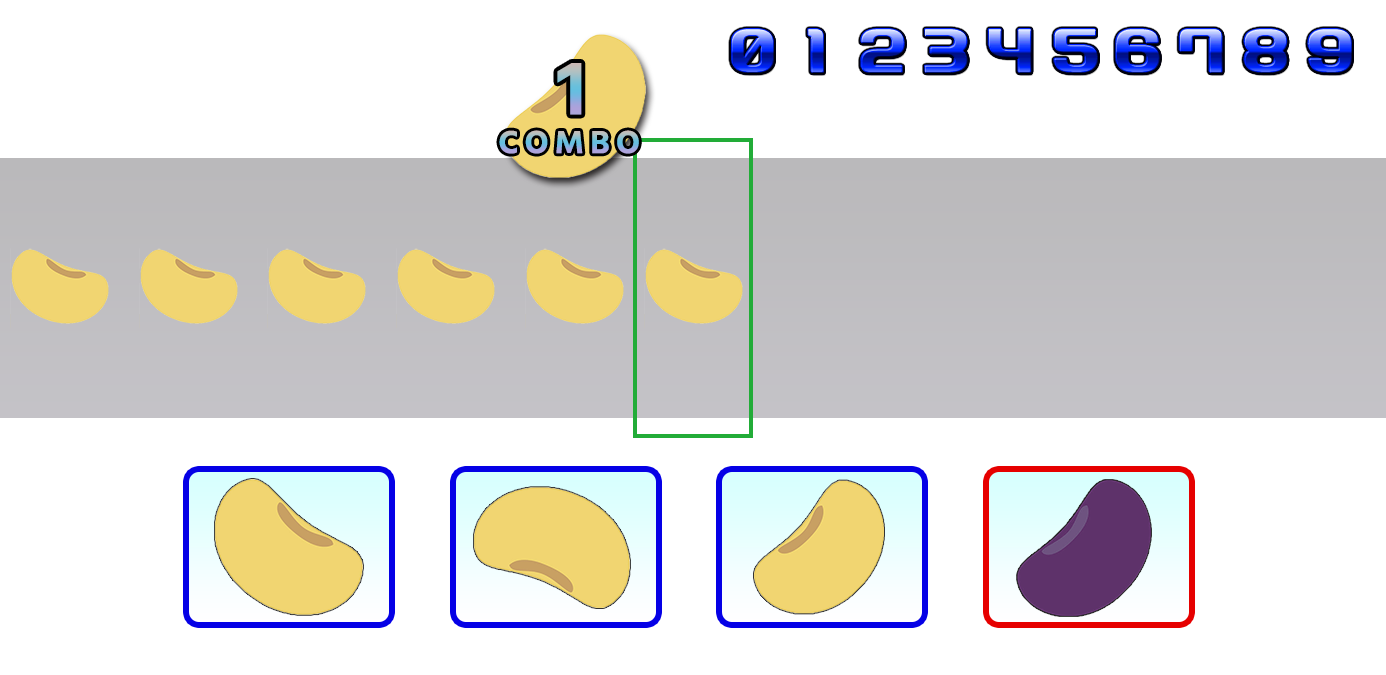
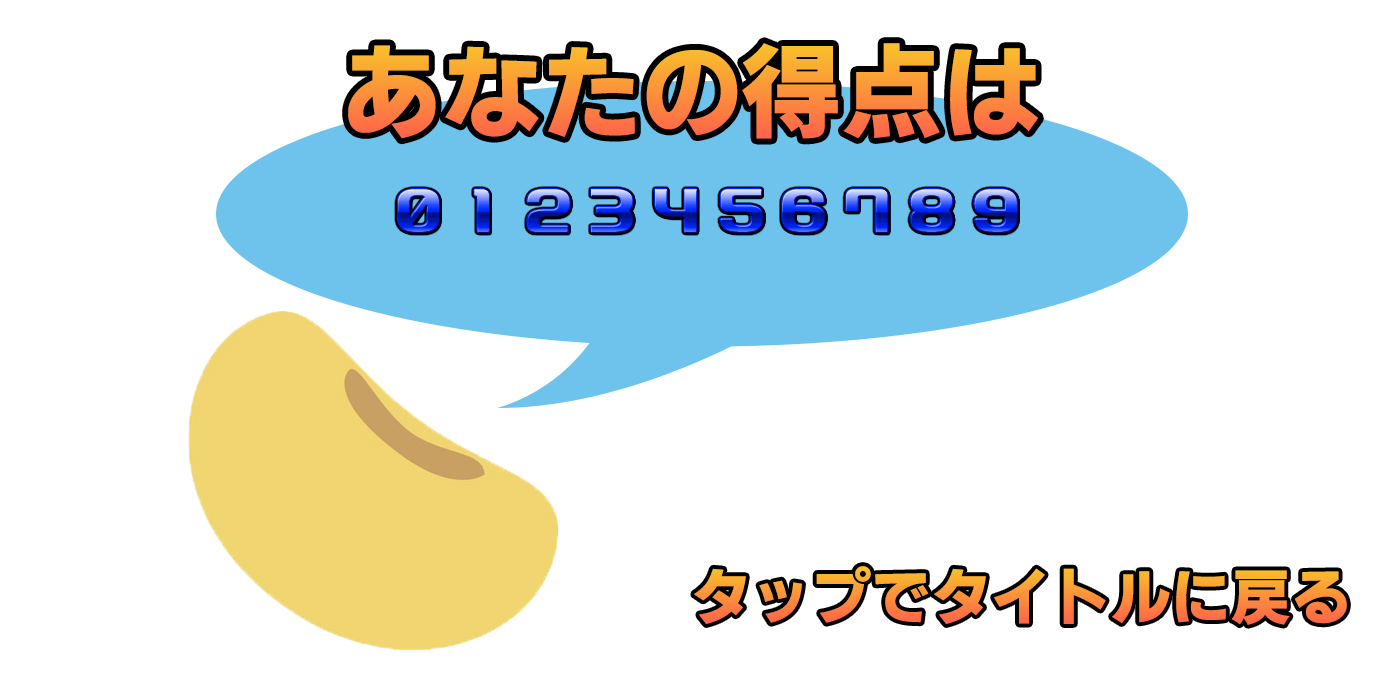
Layer changes from the first 1386 x 675 image to the second:
added group "result" with 6 layers above "game" over [0,26,1384,652]
added layer "number" (1st of 2, in "result") in group "result" over [394,186,1020,236]
added layer "あなたの得点は" in group "result" over [348,43,1038,139]
added layer "タップでタイトルに戻る" in group "result" over [694,566,1347,625]
added layer "話 1 2" in group "result" over [216,81,1188,408]
added layer "mame01" (1st of 3, in "result") in group "result" over [188,311,560,652]
added layer "長方形 1 のコピー" in group "result" over [0,26,1384,652]
hid group "game" (29 layers) over [0,26,1386,652]
moved "1" into group "コンボ表示" over [557,63,582,115]
moved "COMBO" into group "コンボ表示" over [499,130,639,154]
moved "base_combo" into group "コンボ表示" over [504,34,646,178]
